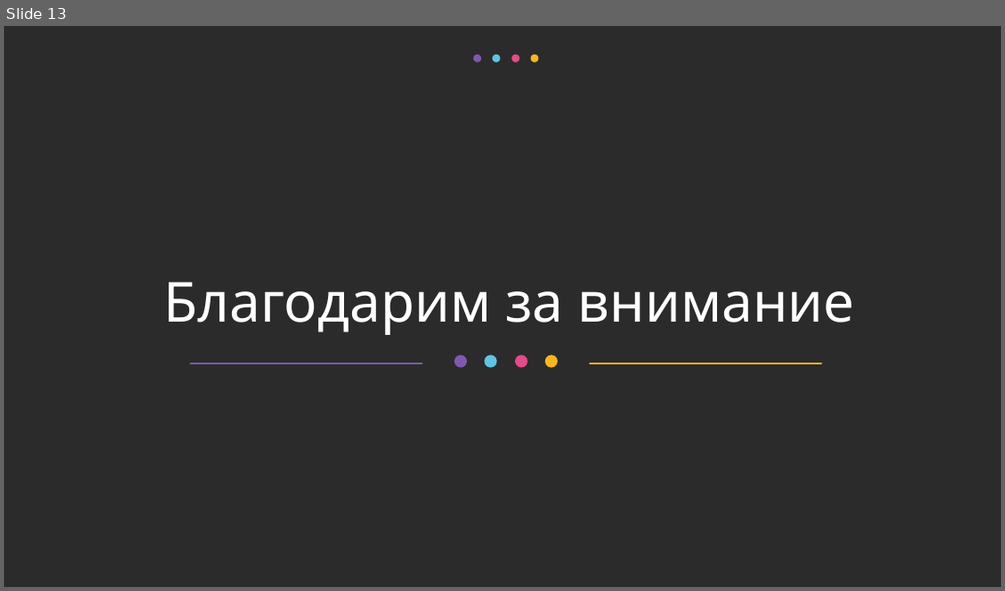
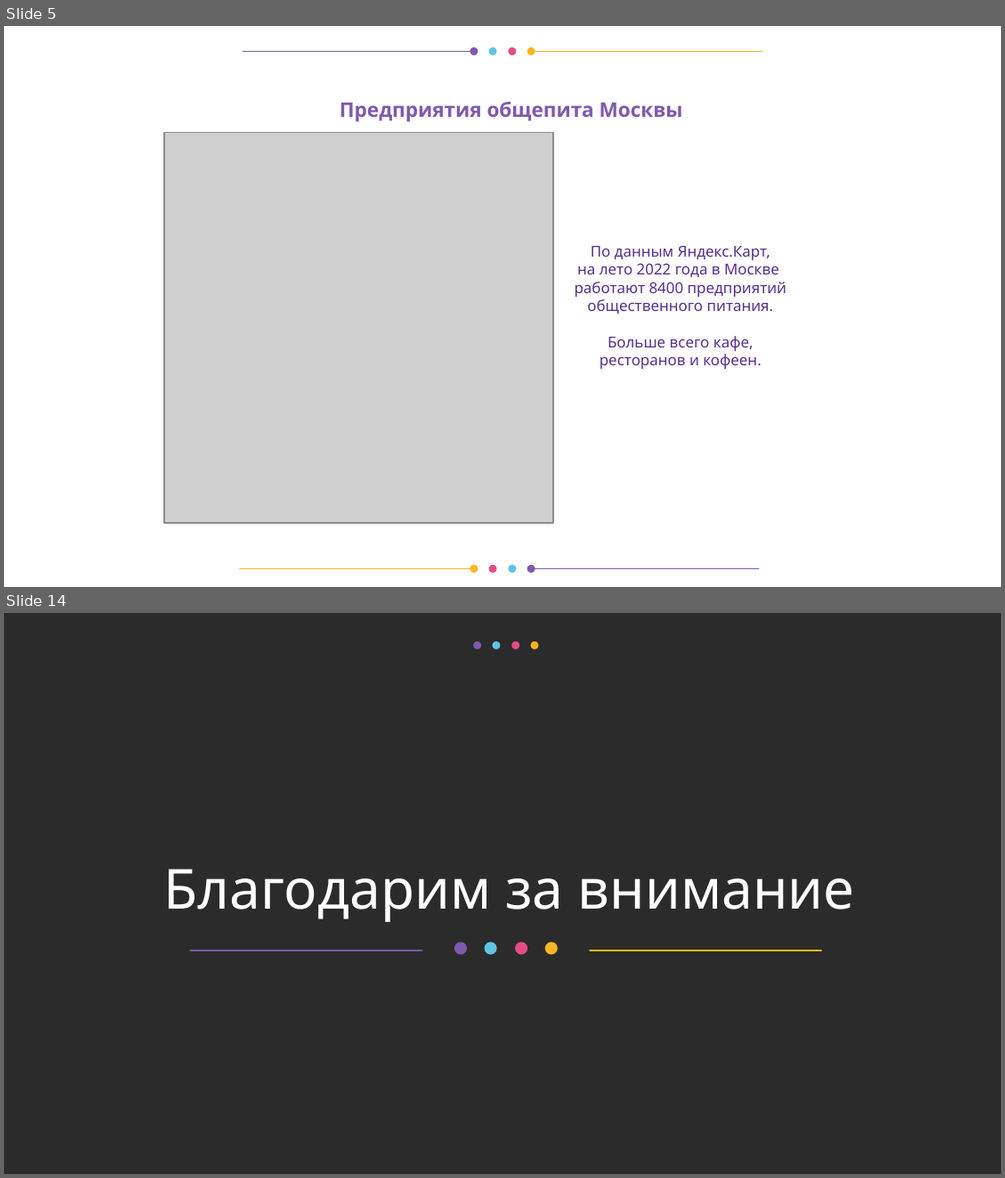
Before and after one commit to okeangel/da_portfolio, a slide deck: practicum/week_21_presentation_catering_in_moscow.odp. Shown one above the other, each under a label of ours: slide 13 before the commit, slides 5 and 14 after it; the slides between them are not shown. The pictures are 1005x591 and 1005x1178 pixels, drawn with LibreOffice and Linux fonts; fonts in the diff are those of the drawing; grey boxes stand for pictures; background and template pictures are left out; a plain dark background stands for a picture behind light text. Boxes give left, top, right and bottom in pixels: in the first picture for what was removed or moved away, otherwise in the second. Text is boxed around its words. In the diff, an @@ line names an element or a change of style, - is before the commit and + after.

```diff
--- a/practicum/week_21_presentation_catering_in_moscow.odp
+++ b/practicum/week_21_presentation_catering_in_moscow.odp
@@ slide 5 added at (x1=4, y1=26, x2=1001, y2=587), background #FFFFFF @@
@@ group added at (x1=243, y1=47, x2=762, y2=56): 6 freeform shapes @@
@@ title added at (x1=340, y1=102, x2=683, y2=122), 16 pt, text #7F59AE, bold @@
+Предприятия общепита Москвы
@@ picture added at (x1=164, y1=133, x2=553, y2=523) @@
@@ title added at (x1=574, y1=246, x2=786, y2=369), 12 pt, text #55308D @@
+По данным Яндекс.Карт,
+на лето 2022 года в Москве
+работают 8400 предприятий общественного питания.
+Больше всего кафе, ресторанов и кофеен.
@@ group added at (x1=240, y1=565, x2=759, y2=573): 6 freeform shapes @@
@@ what was slide 13 is now slide 14 @@
```
Also in this commit, not shown: 9 slides changed, 3 other slides added, 3 slides removed, 1 other file.
